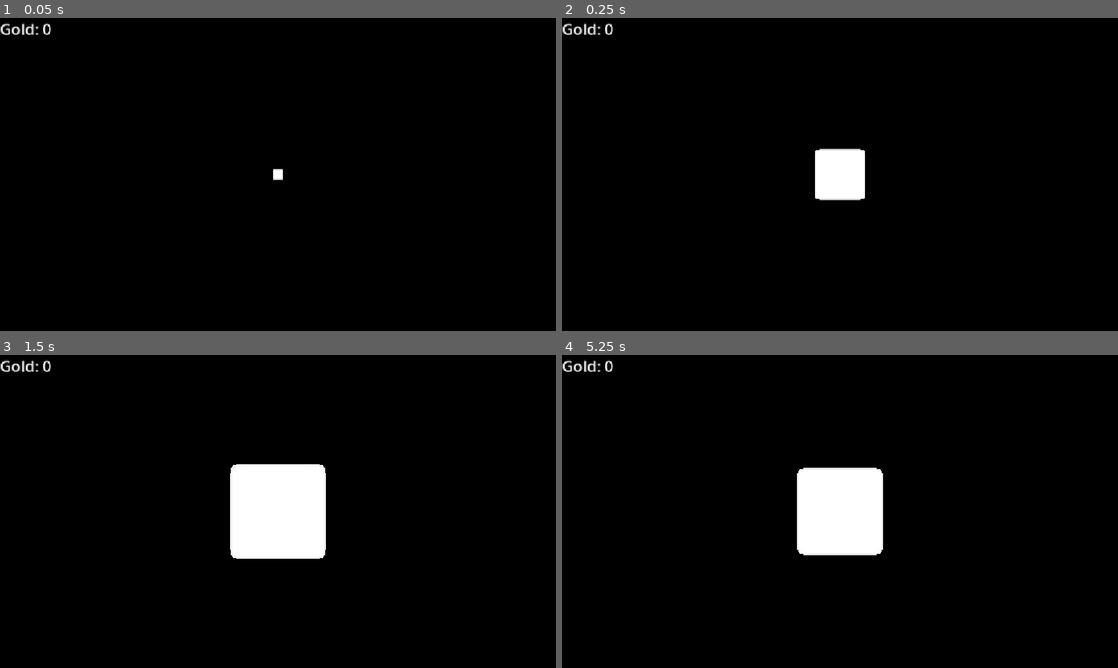
Above: before the commit, frames 1-4 (two rows, left to right).
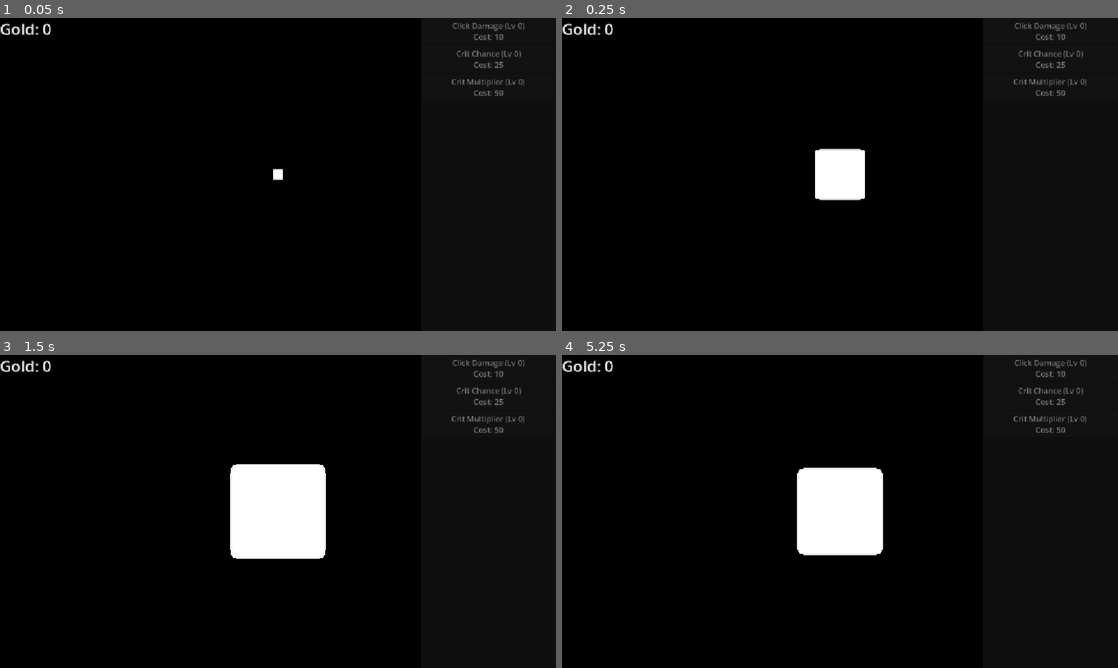
Above: after the commit, the same moments.

Repository: CyberSugarStudios/clickerCube
Game: Godot game, scene res://scenes/main.tscn
Two runs of this game, one before a commit and one after it. Both use one fixed random seed, a clock stepped at 60 frames per second and the inputs below.
Inputs (mouse positions are in pixels of both pictures, inside the frame that each line leads up to):
- Up to frame 1 (0.05 s): no input
- Up to frame 2 (0.25 s): no input
- Up to frame 3 (1.5 s): move the mouse to (400, 495) at 0.52 s; click (400, 495) at 0.67 s; tap Enter at 1.25 s; drag from (166, 527) to (250, 574) at 1.27 s
- Up to frame 4 (5.25 s): tap Space at 2, 3.5, 5 s; move the mouse to (895, 442) at 2.02 s; click (895, 442) at 2.17 s; tap Enter at 2.75, 4.25 s; drag from (812, 574) to (673, 464) at 2.77 s; move the mouse to (1006, 558) at 3.52 s; click (1006, 558) at 3.67 s; drag from (673, 464) to (756, 433) at 4.27 s; move the mouse to (867, 511) at 5.02 s; click (867, 511) at 5.17 s

The runs differ from the first frame. In frame 1, 0.7% of the frame differs, in the area x 81-95%, y 1-25%; in frame 2, 0.7%; in frame 3, 0.7%; in frame 4, 0.7%.

Commit message:
Add upgrade data and GameState purchasing, then Add shop UI

Diff:
--- /dev/null
+++ b/clickerCube/resources/upgrades/click_damage.tres
@@ -0,0 +1,9 @@
+[gd_resource type="Resource" script_class="UpgradeData" format=3 uid="uid://cx2pbf1w3fagp"]
+
+[ext_resource type="Script" uid="uid://bq12hl8w5hnj5" path="res://scripts/data/uprade_data.gd" id="1_wet65"]
+
+[resource]
+script = ExtResource("1_wet65")
+id = &"click_damage"
+display_name = "Click Damage"
+metadata/_custom_type_script = "uid://bq12hl8w5hnj5"
--- /dev/null
+++ b/clickerCube/resources/upgrades/crit_chance.tres
@@ -0,0 +1,12 @@
+[gd_resource type="Resource" script_class="UpgradeData" format=3 uid="uid://ckyvyfos60h24"]
+
+[ext_resource type="Script" uid="uid://bq12hl8w5hnj5" path="res://scripts/data/uprade_data.gd" id="1_d5jc4"]
+
+[resource]
+script = ExtResource("1_d5jc4")
+id = &"crit_chance"
+display_name = "Crit Chance"
+base_cost = 25.0
+effect_per_level = 0.01
+max_level = 45
+metadata/_custom_type_script = "uid://bq12hl8w5hnj5"
--- /dev/null
+++ b/clickerCube/resources/upgrades/crit_mult.tres
@@ -0,0 +1,11 @@
+[gd_resource type="Resource" script_class="UpgradeData" format=3 uid="uid://brbbfrqcrlrsy"]
+
+[ext_resource type="Script" uid="uid://bq12hl8w5hnj5" path="res://scripts/data/uprade_data.gd" id="1_t8w5p"]
+
+[resource]
+script = ExtResource("1_t8w5p")
+id = &"crit_mult"
+display_name = "Crit Multiplier"
+base_cost = 50.0
+effect_per_level = 0.25
+metadata/_custom_type_script = "uid://bq12hl8w5hnj5"
--- a/clickerCube/scenes/main.tscn
+++ b/clickerCube/scenes/main.tscn
@@ -2,7 +2,11 @@
 
 [ext_resource type="PackedScene" uid="uid://cffuuluhg7y5d" path="res://scenes/cube_grid.tscn" id="1_o5qli"]
 [ext_resource type="Script" uid="uid://dbdp1imswulp8" path="res://scripts/ui/gold_label.gd" id="2_0wfyh"]
+[ext_resource type="PackedScene" uid="uid://dvdj0ts3fibdw" path="res://scenes/ui/upgrade_button.tscn" id="3_jyhfs"]
 [ext_resource type="Script" uid="uid://b7xwginhwe3xc" path="res://scripts/grid_controls.gd" id="3_sugp2"]
+[ext_resource type="Resource" uid="uid://cx2pbf1w3fagp" path="res://resources/upgrades/click_damage.tres" id="4_o6xl0"]
+[ext_resource type="Resource" uid="uid://ckyvyfos60h24" path="res://resources/upgrades/crit_chance.tres" id="5_tipki"]
+[ext_resource type="Resource" uid="uid://brbbfrqcrlrsy" path="res://resources/upgrades/crit_mult.tres" id="6_85g3d"]
 
 [sub_resource type="Environment" id="Environment_8viuf"]
 background_mode = 1
@@ -32,6 +36,31 @@
 text = "Gold: 0"
 script = ExtResource("2_0wfyh")
 
+[node name="ShopPanel" type="PanelContainer" parent="UI" unique_id=1852351088]
+custom_minimum_size = Vector2(280, 0)
+anchors_preset = 11
+anchor_left = 1.0
+anchor_right = 1.0
+anchor_bottom = 1.0
+offset_left = -8.0
+grow_horizontal = 0
+grow_vertical = 2
+
+[node name="UpgradeList" type="VBoxContainer" parent="UI/ShopPanel" unique_id=978731285]
+layout_mode = 2
+
+[node name="UpgradeButton" parent="UI/ShopPanel/UpgradeList" unique_id=1140706275 instance=ExtResource("3_jyhfs")]
+layout_mode = 2
+upgrade = ExtResource("4_o6xl0")
+
+[node name="UpgradeButton2" parent="UI/ShopPanel/UpgradeList" unique_id=464859243 instance=ExtResource("3_jyhfs")]
+layout_mode = 2
+upgrade = ExtResource("5_tipki")
+
+[node name="UpgradeButton3" parent="UI/ShopPanel/UpgradeList" unique_id=1462302245 instance=ExtResource("3_jyhfs")]
+layout_mode = 2
+upgrade = ExtResource("6_85g3d")
+
 [node name="GridControls" type="Node" parent="." unique_id=523963857 node_paths=PackedStringArray("camera", "grid")]
 script = ExtResource("3_sugp2")
 camera = NodePath("../Camera3D")
--- /dev/null
+++ b/clickerCube/scenes/ui/upgrade_button.tscn
@@ -0,0 +1,8 @@
+[gd_scene format=3 uid="uid://dvdj0ts3fibdw"]
+
+[ext_resource type="Script" uid="uid://3lqvi54o7p80" path="res://scripts/ui/upgrade_button.gd" id="1_tii4b"]
+
+[node name="UpgradeButton" type="Button" unique_id=1140706275]
+offset_right = 8.0
+offset_bottom = 8.0
+script = ExtResource("1_tii4b")
--- a/clickerCube/scripts/autoload/game_state.gd
+++ b/clickerCube/scripts/autoload/game_state.gd
@@ -2,8 +2,21 @@
 
 #region - INIT
 signal gold_changed(new_amount: float)
+signal upgrades_changed
+
+#region - CONSTS
+const BASE_CLICK_DAMAGE: float = 1.0
+const BASE_CRIT_CHANCE: float = 0.05
+const BASE_CRIT_MULT: float = 2
+
+const CLICK_DAMAGE_UPGRADE: UpgradeData = preload("res://resources/upgrades/click_damage.tres")
+const CRIT_CHANCE_UPGRADE: UpgradeData = preload("res://resources/upgrades/crit_chance.tres")
+const CRIT_MULT_UPGRADE: UpgradeData = preload("res://resources/upgrades/crit_mult.tres")
+#endregion
 
 #region - VARS
+var upgrade_levels: Dictionary[StringName, int] = {}
+
 var gold: float = 0.0
 var click_damage: float = 1.0
 var crit_chance: float = 0.05
@@ -19,3 +32,25 @@
 	if randf() < crit_chance:
 		return click_damage * crit_mult
 	return click_damage
+
+func get_level(upgrade: UpgradeData) -> int:
+	return upgrade_levels.get(upgrade.id, 0)
+
+func recalc_stats() -> void:
+	click_damage = BASE_CLICK_DAMAGE + get_level(CLICK_DAMAGE_UPGRADE)
+	crit_chance = BASE_CRIT_CHANCE + get_level(CRIT_CHANCE_UPGRADE)
+	crit_mult = BASE_CRIT_MULT + get_level(CRIT_MULT_UPGRADE)
+
+func try_buy(upgrade: UpgradeData) -> bool:
+	var level := get_level(upgrade)
+	if upgrade.is_maxed(level):
+		return false
+	var cost := upgrade.get_cost(level)
+	if gold < cost:
+		return false
+	gold -= cost
+	upgrade_levels[upgrade.id] = level + 1
+	recalc_stats()
+	gold_changed.emit(gold)
+	upgrades_changed.emit()
+	return true
--- /dev/null
+++ b/clickerCube/scripts/data/uprade_data.gd
@@ -0,0 +1,19 @@
+extends Resource
+class_name UpgradeData
+
+#region - VARS
+#region - EXPORTS
+@export var id: StringName
+@export var display_name: String
+@export var base_cost: float = 10.0
+@export var cost_growth: float = 1.15
+@export var effect_per_level: float = 1.0
+@export var max_level: int = 0
+#endregion
+#endregion
+
+func get_cost(level: int) -> float:
+	return base_cost * pow(cost_growth, level)
+
+func is_maxed(level: int) -> bool:
+	return max_level > 0 and level >= max_level
--- /dev/null
+++ b/clickerCube/scripts/ui/upgrade_button.gd
@@ -0,0 +1,22 @@
+extends Button
+
+@export var upgrade: UpgradeData
+
+func _ready() -> void:
+	pressed.connect(_on_pressed)
+	GameState.gold_changed.connect(refresh.unbind(1))
+	GameState.upgrades_changed.connect(refresh)
+	refresh()
+
+func refresh() -> void:
+	var level := GameState.get_level(upgrade)
+	if upgrade.is_maxed(level):
+		text = "%s (Lv %d)\nMAX" % [upgrade.display_name, level]
+		disabled = true
+		return
+	var cost := upgrade.get_cost(level)
+	text = "%s (Lv %d)\nCost: %d" % [upgrade.display_name, level, cost]
+	disabled = GameState.gold < cost
+
+func _on_pressed() -> void:
+	GameState.try_buy(upgrade)
Not shown, added: clickerCube/scripts/data/uprade_data.gd.uid
Not shown, added: clickerCube/scripts/ui/upgrade_button.gd.uid
